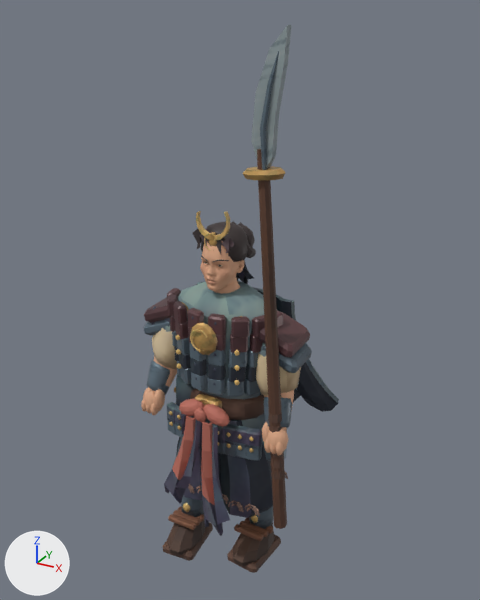
An edit to the glTF model public/assets/models/akari.glb, drawn before and after from the same camera.
Both versions are drawn from a 50 mm lens placed at (1.35, -2.31, 2.52), pointed at (-0.01, 0.15, 1.29). Arrows for +X, +Y and +Z are at lower left; the lights stay in place. The older version comes first. Vertices at exactly the same position are counted once.

Objects in the first picture: 'akari'.
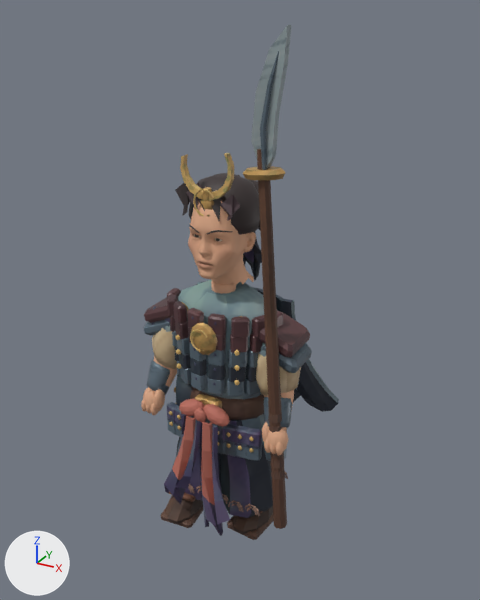
The newer file is also rescaled (x1.04), turned or shifted as a whole; pictures and numbers use the older file's frame.

The change, as a diff of the scene's bpy script:
```diff
--- a/public/assets/models/akari.glb.py
+++ b/public/assets/models/akari.glb.py
@@ me_akari_color_and_skin @@
 # used by ob_akari; location = (0.0, 0.0, 0.0)
-me_akari_color_and_skin.from_pydata(...)  # 9040 vertices, 16898 faces; spans x -0.39..0.39, y -0.32..0.58, z -0.01..2.47
+me_akari_color_and_skin.from_pydata(...)  # 9040 vertices, 16898 faces; spans x -0.39..0.39, y -0.32..0.58, z 0.2..2.47
+# me_akari_color_and_skin part 1: the loose piece of 42 vertices spanning x -0.03..0.09, y 0.05..0.15, z 1.54..1.67 is scaled about its middle by 1.5, then moved by (0.02, 0.05, 0.16)
+# me_akari_color_and_skin part 2: the loose piece of 14 vertices spanning x -0.01..0.01, y -0.1..-0.07, z 1.65..1.68 is moved by (0.0, -0.04, 0.19)
+# me_akari_color_and_skin part 3: the loose piece of 100 vertices spanning x -0.11..0.11, y -0.08..0.11, z 1.55..1.69 is scaled about its middle by 1.5, then moved by (0.0, 0.01, 0.17)
+# me_akari_color_and_skin part 4: the loose piece of 55 vertices spanning x -0.03..0.03, y -0.1, z 1.6..1.68 is scaled about its middle by 1.5, then moved by (0.0, -0.05, 0.18)
+# me_akari_color_and_skin part 5: the loose piece of 44 vertices spanning x -0.08..0.08, y -0.09..-0.07, z 1.65..1.78 is scaled about its middle by 1.5, then moved by (0.0, -0.04, 0.21)
+# me_akari_color_and_skin part 6: the loose piece of 12 vertices spanning x -0.02..0.02, y -0.09..-0.08, z 1.61..1.66 is scaled about its middle by 1.5, then moved by (0.0, -0.04, 0.17)
+# me_akari_color_and_skin part 7: the loose piece of 70 vertices spanning x -0.02..0.08, y 0.08..0.16, z 1.34..1.58 is scaled about its middle by 1.5, then moved by (0.02, 0.06, 0.08)
+# me_akari_color_and_skin part 8: the loose piece of 1607 vertices spanning x -0.1..0.1, y -0.12..0.09, z 1.38..1.67 is scaled about its middle by 1.5, then moved by (0.0, 0.0, 0.12)
+# me_akari_color_and_skin part 9: the loose piece of 56 vertices spanning x 0.01..0.07, y -0.11..-0.07, z 1.56..1.58 is scaled about its middle by 1.5, then moved by (0.02, -0.04, 0.14)
+# me_akari_color_and_skin part 10: the loose piece of 32 vertices spanning x 0.05..0.12, y 0.0..0.13, z 1.52..1.64 is scaled about its middle by 1.5, then moved by (0.04, 0.03, 0.14)
+# me_akari_color_and_skin part 11: the loose piece of 10 vertices spanning x -0.1..-0.05, y -0.09..-0.05, z 1.59..1.69 is scaled about its middle by 1.5, then moved by (-0.04, -0.03, 0.17)
+# me_akari_color_and_skin part 12: the loose piece of 10 vertices spanning x -0.07..-0.01, y -0.09..-0.05, z 1.59..1.68 is scaled about its middle by 1.5, then moved by (-0.02, -0.03, 0.17)
+# me_akari_color_and_skin part 13: 530 of the vertices in x -0.26..0.26, y -0.26..0.17, z -0.01..0.95 are scaled about their middle by (1, 1, 0.772), then moved by (0.0, 0.0, 0.1)
+# me_akari_color_and_skin part 14: 20 of the vertices in x 0.0..0.09, y -0.1..-0.05, z 1.58..1.67 are scaled about their middle by 1.5, then moved by (0.02, -0.03, 0.17)
+# me_akari_color_and_skin part 15: 4869 kept faces spanning x -0.38..0.39, y -0.32..0.58, z 0.2..2.05 get new texture (UV) coordinates
+# me_akari_color_and_skin part 16: 6933 kept faces spanning x -0.39..0.39, y -0.32..0.58, z 0.2..2.47 get new vertex colours
+# other edits to the shape of me_akari_color_and_skin do not show in these pictures
 me_akari_color_and_skin.materials.append(mat_painted_metal_edges__textile_and_clay)
```

Pixel boxes [x1, y1, x2, y2] of what changed, in the pictures (480 x 600 px; the box of a moved part takes in the faces that stretch with it):
'akari', reshaped (6% shorter)
    before: [141, 25, 339, 573]
    after: [141, 25, 339, 540]
part 1 of me_akari_color_and_skin, moved or reshaped (mostly hidden afterwards)
    before: [239, 225, 255, 247]
    after: [248, 179, 259, 193]
part 2 of me_akari_color_and_skin, moved or reshaped
    before: [210, 232, 216, 240]
    after: [203, 187, 212, 200]
part 3 of me_akari_color_and_skin, moved or reshaped
    before: [201, 222, 248, 262]
    after: [188, 173, 260, 235]
part 4 of me_akari_color_and_skin, moved or reshaped
    before: [204, 233, 217, 251]
    after: [193, 189, 214, 216]
part 5 of me_akari_color_and_skin, moved or reshaped
    before: [196, 211, 230, 241]
    after: [180, 153, 234, 201]
part 6 of me_akari_color_and_skin, moved or reshaped
    before: [209, 240, 217, 247]
    after: [200, 199, 214, 210]
part 7 of me_akari_color_and_skin, moved or reshaped
    before: [236, 259, 254, 284]
    after: [243, 231, 262, 280]
part 8 of me_akari_color_and_skin, moved or reshaped
    before: [200, 241, 245, 291]
    after: [188, 200, 256, 285]
part 9 of me_akari_color_and_skin, moved or reshaped
    before: [213, 260, 229, 262]
    after: [207, 230, 232, 234]
part 10 of me_akari_color_and_skin, moved or reshaped (not visible afterwards)
    before: [247, 242, 256, 258]
part 11 of me_akari_color_and_skin, moved or reshaped
    before: [192, 229, 202, 249]
    after: [175, 183, 190, 216]
part 12 of me_akari_color_and_skin, moved or reshaped
    before: [199, 228, 210, 247]
    after: [186, 182, 203, 213]
part 13 of me_akari_color_and_skin, moved or reshaped
    before: [163, 375, 281, 573]
    after: [161, 375, 274, 540]
part 14 of me_akari_color_and_skin, moved or reshaped
    before: [216, 237, 234, 254]
    after: [211, 194, 240, 222]
part 15 of me_akari_color_and_skin, surface changed
    before: [152, 180, 339, 569]
    after: [152, 153, 339, 537]
part 16 of me_akari_color_and_skin, edited (looks the same)
    both: [143, 25, 339, 536]
